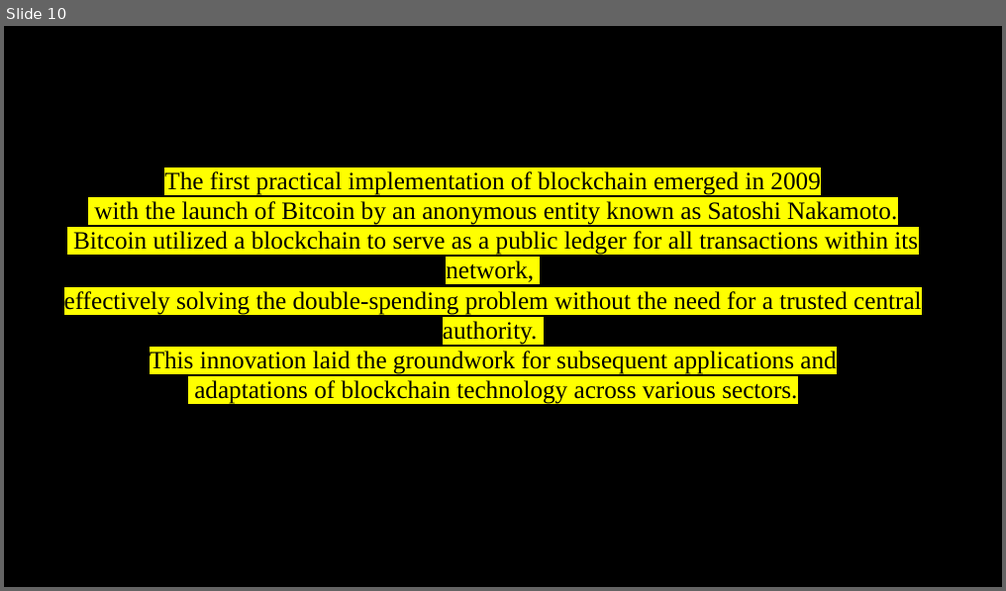
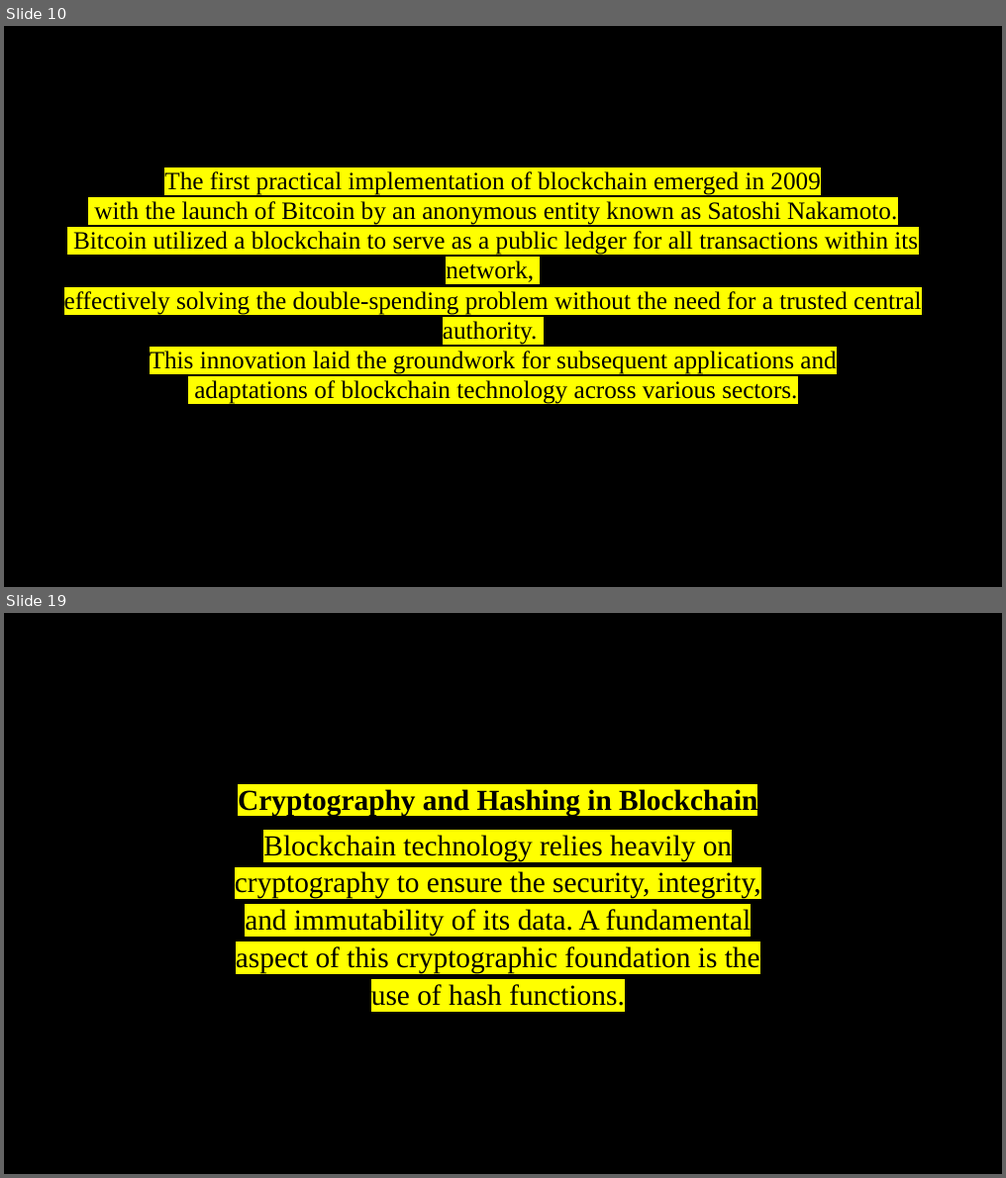
Before and after one commit to VaishakRajesh/seminar, a slide deck: Presentation Seminar.pptx. Shown one above the other, each under a label of ours: slide 10 before the commit, slides 10 and 19 after it; the slides between them are not shown. The pictures are 1006x591 and 1006x1178 pixels, drawn with LibreOffice and Linux fonts; fonts in the diff are those of the drawing; background and template pictures are left out. Boxes give left, top, right and bottom in pixels: in the first picture for what was removed or moved away, otherwise in the second. Text is boxed around its words. In the diff, an @@ line names an element or a change of style, - is before the commit and + after.

```diff
--- a/Presentation Seminar.pptx
+++ b/Presentation Seminar.pptx
@@ slide 19 added at (4,613,1002,1174), background picture (left out) @@
@@ text added at (235,789,761,1006), 28 pt, text #000000 @@
+Cryptography and Hashing in Blockchain
+Blockchain technology relies heavily on cryptography to ensure the security, integrity, and immutability of its data. A fundamental aspect of this cryptographic foundation is the use of hash functions.
```
Also in this commit, not shown: 10 other slides added, 17 other files.
